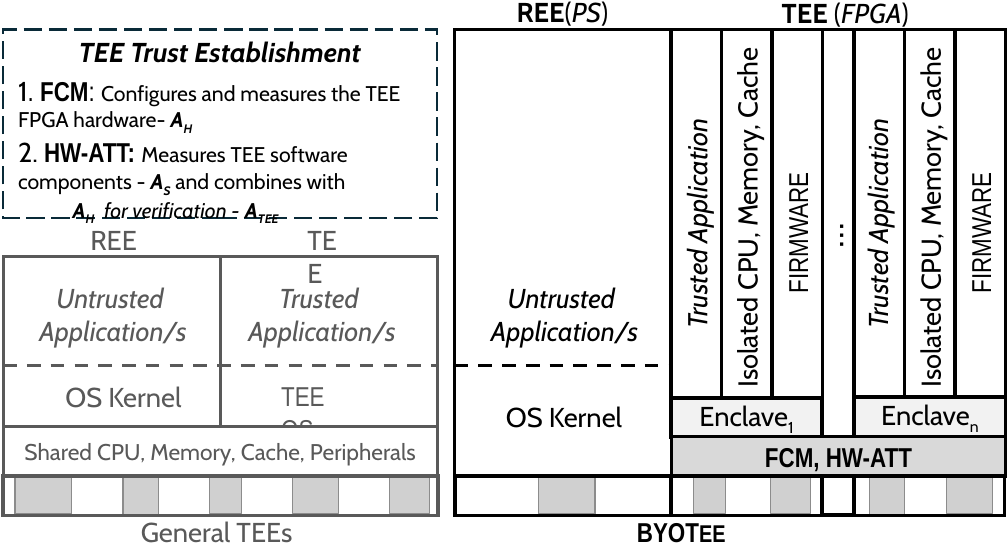
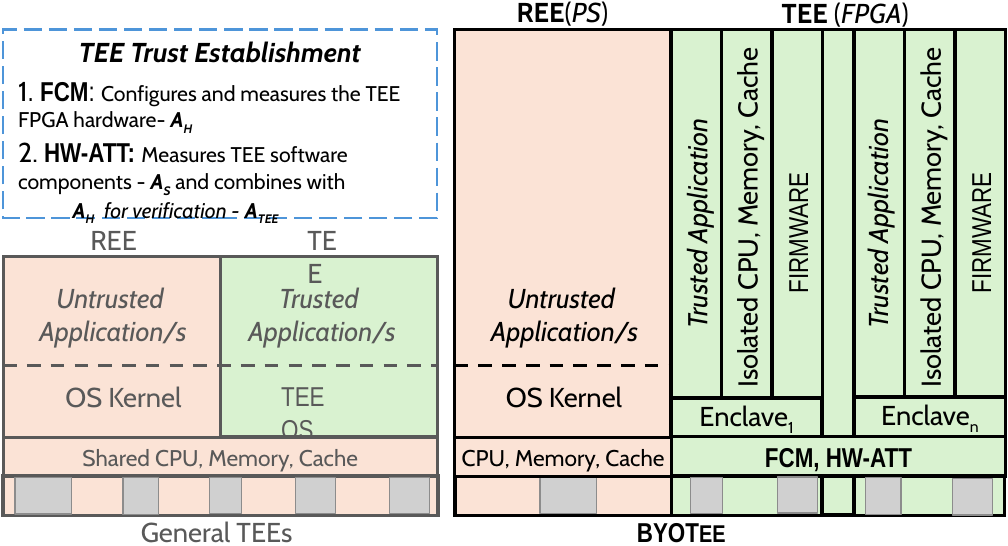
Before and after one commit to Tomal-kuet/NSF-SaTC-small-MCU, a slide deck: slide 1 of figs/byotee-overview.pptx. Drawn at 1008x546 pixels with LibreOffice and Linux fonts; fonts in the diff are those of the drawing; grey boxes stand for pictures. Boxes give left, top, right and bottom in pixels: in the first picture for what was removed or moved away, otherwise in the second. Text is boxed around its words. In the diff, an @@ line names an element or a change of style, - is before the commit and + after.

```diff
--- a/figs/byotee-overview.pptx
+++ b/figs/byotee-overview.pptx
@@ rectangle at bbox=[3, 29, 438, 217]: outline #092A39 1.5 pt dashed to #4E95D9 1.5 pt dashed @@
@@ fill none to #FBE3D6 in 4 elements at bbox=[3, 257, 221, 476], bbox=[3, 476, 438, 515], bbox=[454, 476, 672, 515], bbox=[454, 29, 672, 476] @@
@@ rectangle added at bbox=[672, 29, 1005, 476], fill #D9F2D0 @@
@@ rectangle at bbox=[854, 29, 904, 436]: fill #FFFFFF to none @@
@@ rectangle "Isolated CPU, Memory, Cache" at bbox=[904, 29, 954, 436]: fill #FFFFFF to #D9F2D0 @@
@@ rectangle "FIRMWARE" at bbox=[954, 29, 1005, 436]: fill #FFFFFF to #D9F2D0 @@
@@ fill none to #D9F2D0 in 4 elements at bbox=[672, 476, 822, 515], bbox=[854, 476, 1005, 515], bbox=[822, 29, 854, 515], bbox=[221, 257, 438, 437] @@
@@ rectangle: place and size @@
-rectangle at bbox=[221, 257, 438, 476]
+rectangle at bbox=[221, 257, 438, 437]
@@ text "OS Kernel": place and size @@
-text "OS Kernel" at bbox=[506, 406, 622, 428]
+text "OS Kernel" at bbox=[506, 386, 622, 408]
@@ rectangle "Enclave1" at bbox=[672, 399, 822, 438]: fill #F2F2F2 to #D9F2D0 @@
@@ rectangle "Enclaven" at bbox=[854, 398, 1005, 437]: fill #F2F2F2 to #D9F2D0 @@
@@ rectangle "Shared CPU, Memory, Cache": place and size @@
-rectangle "Shared CPU, Memory, Cache" at bbox=[3, 426, 438, 476]
+rectangle "Shared CPU, Memory, Cache" at bbox=[3, 437, 438, 476]
@@ rectangle "Shared CPU, Memory, Cache" at bbox=[3, 437, 438, 476]: fill #FFFFFF to #FBE3D6 @@
@@ text in rectangle at bbox=[82, 449, 358, 472]: text changed @@
-Shared CPU, Memory, Cache, Peripherals
+Shared CPU, Memory, Cache
@@ rectangle added at bbox=[454, 438, 672, 477], fill #FBE3D6, outline #000000 2.25 pt, 15 pt, text #000000 @@
+CPU, Memory, Cache
@@ rectangle "FCM, HW-ATT" at bbox=[672, 437, 1005, 476]: fill #D9D9D9 to #D9F2D0 @@
@@ picture: place and size @@
-picture at bbox=[293, 477, 339, 513]
+picture at bbox=[295, 477, 335, 513]
@@ picture: place and size @@
-picture at bbox=[771, 477, 811, 513]
+picture at bbox=[778, 477, 818, 513]
@@ picture: place and size @@
-picture at bbox=[947, 477, 993, 513]
+picture at bbox=[952, 479, 993, 515]
```
Also in this commit, not shown: 5 other files.
